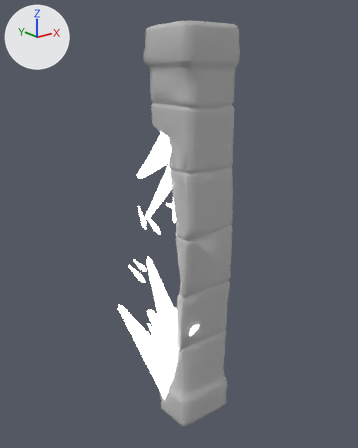
Before and after pictures for a commit that changed the glTF model decorations/bloodstone_impacted_pillar/bloodstone_impacted_pillar.glb.
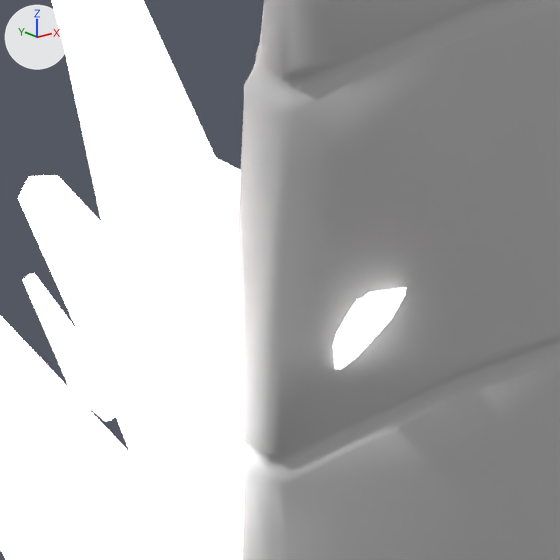
The first picture shows the older version from a camera (50 mm lens) standing at (-2.31, -2.76, 2.71) and looking at (-0.04, 0.07, 1.57). The close-ups show both versions on the part from 40% to 62% of the width and 64% to 81% of the height of that picture; other places that the commit changed are outside them. The axes (+X, +Y, +Z) are drawn at upper left. The lights are the same throughout. Where no turn or scale is listed for an object, it has been applied to the vertices.

Before the edit, the objects in view are built like this:
```python
me_cube_005 = bpy.data.meshes.new('Cube.005')
me_cube_005.from_pydata(...)  # 1008 vertices, 2012 faces; spans x -0.26..0.26, y -0.25..0.25, z -1.5..1.49
me_cube_005.materials.append(mat_mat_column)
me_cube_013 = bpy.data.meshes.new('Cube.013')
me_cube_013.from_pydata(...)  # 66 vertices, 128 faces; spans x -0.158..0.146, y -0.137..0.138, z 0.0..0.862
me_cube_013.materials.append(mat_mat_bloodstone)  # red #ff0000
me_cube_014 = bpy.data.meshes.new('Cube.014')
me_cube_014.from_pydata(...)  # 12 vertices, 20 faces; spans x -0.018..0.018, y -0.018..0.018, z -0.1..0.1
me_cube_014.materials.append(mat_mat_bloodstone)  # red #ff0000
ob_bloodstone_011 = bpy.data.objects.new('Bloodstone.011', me_cube_013)
ob_bloodstone_011.location = (-0.075, -0.167, 0.783)
ob_bloodstone_011.rotation_euler = (-0.887, -0.0478, 0.584)  # degrees (-51, -2.7, 33)
ob_bloodstone_011.scale = (0.527, 0.527, 0.34)
ob_bloodstonesmall_004 = bpy.data.objects.new('BloodstoneSmall.004', me_cube_014)
ob_bloodstonesmall_004.location = (-0.055, 0.41, 0.491)
ob_bloodstonesmall_004.rotation_euler = (0.207, -0.503, -1.411)  # degrees (12, -29, -81)
ob_columnmultires = bpy.data.objects.new('ColumnMultires', me_cube_005)
ob_columnmultires.location = (0.0, 0.0, 1.5)
# also in view: 'Bloodstone' at (-0.18, 0.12, 0.46); 'Bloodstone.002' at (-0.18, -0.05, 0.64); 'Bloodstone.004' at (-0.08, 0.01, 0.78)
```
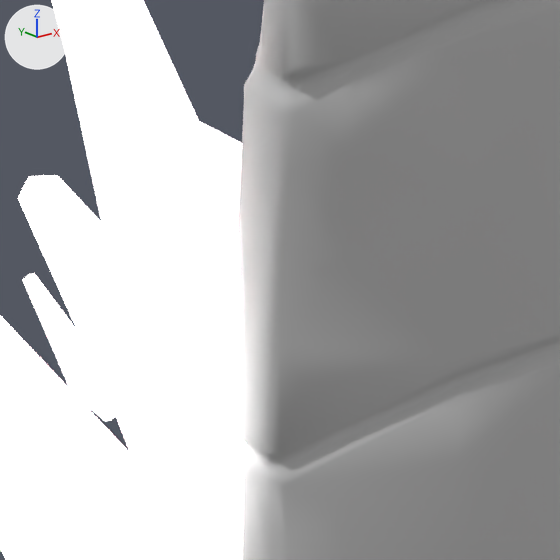
Pixel boxes (x1, y1, x2, y2) of what changed, in the close-ups (560 x 560 px):
'Bloodstone.011', moved, rescaled
    before: (161, 135, 406, 369)
    after: (172, 108, 242, 217)

Diff of the bpy script that builds the scene:
```diff
--- a/decorations/bloodstone_impacted_pillar/bloodstone_impacted_pillar.glb.py
+++ b/decorations/bloodstone_impacted_pillar/bloodstone_impacted_pillar.glb.py
@@ ob_bloodstone_011 @@
 ob_bloodstone_011 = bpy.data.objects.new('Bloodstone.011', me_cube_013)
-ob_bloodstone_011.location = (-0.075, -0.167, 0.783)
+ob_bloodstone_011.location = (-0.043, -0.131, 0.783)
 ob_bloodstone_011.rotation_euler = (-0.887, -0.0478, 0.584)  # degrees (-51, -2.7, 33)
-ob_bloodstone_011.scale = (0.527, 0.527, 0.34)
+ob_bloodstone_011.scale = (0.579, 0.549, 0.36)
```
